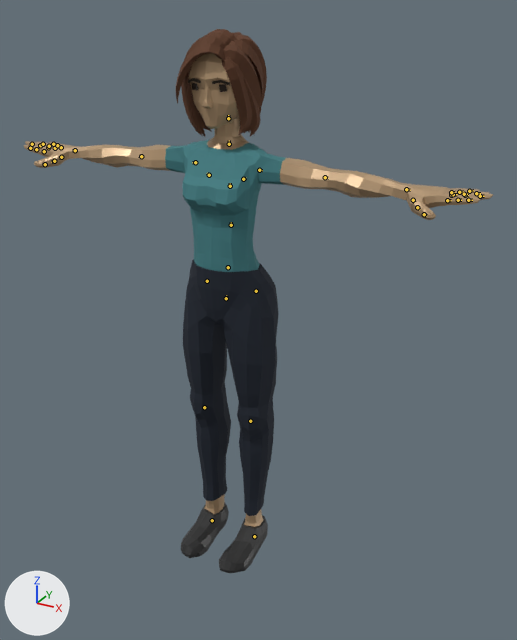
What one commit did to the glTF model public/models/characters/civilian-female.glb.
The view is the same before and after, from a camera (50 mm lens) standing at (1.175, -1.99, 1.907) and looking at (0.12, -0.072, 0.947). The axes (+X, +Y, +Z) are drawn at lower left. The lights are the same throughout. The first picture is the older version. The bones that change, and the others that lie on the model, are drawn over the model as lines.

The first picture shows 'Casual_Body', 'Casual_Feet', 'Casual_Head', 'Casual_Legs'.
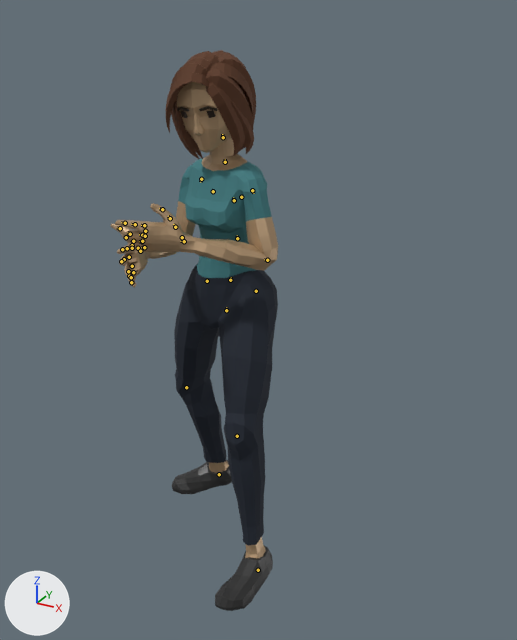
The newer file adds an action. The first version stands in its rest pose; the second is drawn at frame 47 of the action 'Talk'.

Location of each change, (x1, y1, x2, y2) in pixels of the pictures (517 x 640 px):
'Casual_Body', posed (64% narrower)
    before: (24, 135, 493, 272)
    after: (110, 153, 278, 288)
'Casual_Legs', posed (8% wider, 9% taller)
    before: (183, 259, 279, 516)
    after: (174, 265, 278, 546)
'Casual_Head', posed
    before: (176, 29, 267, 138)
    after: (166, 50, 256, 159)
'Casual_Feet', posed (16% wider, 90% taller)
    before: (181, 494, 268, 573)
    after: (172, 460, 273, 611)
bone 'Hips', root to tip
    before: (226, 298) to (226, 295)
    after: (226, 310) to (226, 307)
bone 'Torso', root to tip
    before: (231, 225) to (231, 222)
    after: (237, 238) to (237, 235)
bone 'Chest', root to tip
    before: (230, 186) to (230, 183)
    after: (234, 200) to (233, 197)
bone 'Neck', root to tip
    before: (229, 144) to (229, 140)
    after: (225, 162) to (225, 159)
bone 'Head', root to tip
    before: (228, 118) to (228, 115)
    after: (223, 137) to (222, 134)
bone 'Shoulder.L', root to tip
    before: (243, 179) to (246, 178)
    after: (241, 197) to (243, 196)
bone 'LeftArm', root to tip
    before: (259, 170) to (262, 170)
    after: (252, 190) to (253, 193)
bone 'LeftElbow', root to tip
    before: (325, 177) to (328, 178)
    after: (267, 260) to (264, 259)
bone 'LeftHand', root to tip
    before: (406, 189) to (410, 190)
    after: (184, 241) to (180, 241)
bone 'Middle1.L', root to tip
    before: (451, 195) to (455, 195)
    after: (142, 235) to (139, 234)
bone 'Middle2.L', root to tip
    before: (465, 195) to (468, 195)
    after: (130, 234) to (127, 232)
bone 'Ring1.L', root to tip
    before: (453, 194) to (457, 194)
    after: (142, 241) to (139, 241)
bone 'Ring2.L', root to tip
    before: (464, 194) to (467, 194)
    after: (133, 241) to (131, 240)
bone 'Ring3.L', root to tip
    before: (476, 193) to (480, 193)
    after: (126, 237) to (124, 236)
bone 'Pinky1.L', root to tip
    before: (451, 192) to (455, 192)
    after: (144, 247) to (141, 247)
bone 'Pinky2.L', root to tip
    before: (459, 192) to (463, 191)
    after: (138, 248) to (136, 247)
bone 'Thumb3.L', root to tip
    before: (424, 214) to (426, 216)
    after: (162, 209) to (159, 208)
bone 'Shoulder.R', root to tip
    before: (209, 175) to (207, 173)
    after: (213, 191) to (211, 189)
bone 'RightArm', root to tip
    before: (195, 162) to (192, 162)
    after: (201, 179) to (200, 182)
bone 'RightElbow', root to tip
    before: (141, 156) to (139, 156)
    after: (182, 237) to (180, 238)
bone 'RightHand', root to tip
    before: (75, 150) to (72, 150)
    after: (140, 251) to (139, 251)
bone 'Middle2.R', root to tip
    before: (40, 145) to (38, 145)
    after: (124, 259) to (123, 260)
bone 'Middle3.R', root to tip
    before: (32, 144) to (30, 143)
    after: (121, 261) to (122, 262)
bone 'Ring1.R', root to tip
    before: (55, 148) to (53, 147)
    after: (132, 266) to (131, 267)
bone 'Ring2.R', root to tip
    before: (49, 146) to (47, 145)
    after: (128, 271) to (129, 273)
bone 'Ring3.R', root to tip
    before: (43, 144) to (41, 143)
    after: (129, 276) to (130, 277)
bone 'Pinky1.R', root to tip
    before: (61, 147) to (59, 146)
    after: (133, 272) to (132, 274)
bone 'Pinky2.R', root to tip
    before: (57, 145) to (56, 145)
    after: (131, 277) to (131, 279)
bone 'Thumb3.R', root to tip
    before: (45, 164) to (42, 165)
    after: (145, 231) to (145, 230)
bone 'LeftKnee', root to tip
    before: (250, 421) to (250, 422)
    after: (237, 436) to (237, 437)
bone 'LeftFoot', root to tip
    before: (254, 536) to (253, 537)
    after: (258, 570) to (257, 571)
bone 'RightLeg', root to tip
    before: (207, 281) to (207, 282)
    after: (207, 281) to (206, 282)
bone 'RightKnee', root to tip
    before: (204, 407) to (204, 408)
    after: (186, 387) to (186, 388)
bone 'RightFoot', root to tip
    before: (212, 520) to (211, 521)
    after: (219, 474) to (217, 475)

The edits, one by one:
Bone 'Hips' (bone_hips) moves from (0.0, 0.0, 0.0) to (0.0, -0.00043, -6e-05).
Bone 'Hips' (bone_hips) turns from (0, 0, 0) to (-4, -13, -2) degrees about its own x, y and z.
Bone 'Torso' (bone_torso) turns from (0, 0, 0) to (9, 0, 1) degrees about its own x, y and z.
Bone 'Chest' (bone_chest) turns from (0, 0, 0) to (9, 0, 1) degrees about its own x, y and z.
Bone 'Neck' (bone_neck) turns from (0, 0, 0) to (-9, 0, -1) degrees about its own x, y and z.
Bone 'Head' (bone_head) turns from (0, 0, 0) to (5, 11, 3) degrees about its own x, y and z.
Bone 'Shoulder.L' (bone_shoulder_l) turns from (0, 0, 0) to (1, -5, -5) degrees about its own x, y and z.
Bone 'LeftArm' (bone_leftarm) turns from (0, 0, 0) to (-60, -10, -17) degrees about its own x, y and z.
Bone 'LeftElbow' (bone_leftelbow) turns from (0, 0, 0) to (-6, -3, -103) degrees about its own x, y and z.
Bone 'LeftHand' (bone_lefthand) turns from (0, 0, 0) to (-7, -43, -1) degrees about its own x, y and z.
Bone 'Middle1.L' (bone_middle1_l) turns from (0, 0, 0) to (-13, 1, 9) degrees about its own x, y and z.
Bone 'Middle2.L' (bone_middle2_l) turns from (0, 0, 0) to (-28, -5, -4) degrees about its own x, y and z.
Bone 'Ring1.L' (bone_ring1_l) turns from (0, 0, 0) to (-26, 6, 7) degrees about its own x, y and z.
Bone 'Ring2.L' (bone_ring2_l) turns from (0, 0, 0) to (-24, -1, -7) degrees about its own x, y and z.
Bone 'Ring3.L' (bone_ring3_l) turns from (0, 0, 0) to (-17, 1, 0) degrees about its own x, y and z.
Bone 'Pinky1.L' (bone_pinky1_l) turns from (0, 0, 0) to (-25, 7, -1) degrees about its own x, y and z.
Bone 'Pinky2.L' (bone_pinky2_l) turns from (0, 0, 0) to (-25, 1, -4) degrees about its own x, y and z.
Bone 'Thumb3.L' (bone_thumb3_l) turns from (0, 0, 0) to (4, 7, 11) degrees about its own x, y and z.
Bone 'Shoulder.R' (bone_shoulder_r) turns from (0, 0, 0) to (-4, -2, -4) degrees about its own x, y and z.
Bone 'RightArm' (bone_rightarm) turns from (0, 0, 0) to (-64, 16, 25) degrees about its own x, y and z.
Bone 'RightElbow' (bone_rightelbow) turns from (0, 0, 0) to (-1, 0, 83) degrees about its own x, y and z.
Bone 'RightHand' (bone_righthand) turns from (0, 0, 0) to (-16, 26, 9) degrees about its own x, y and z.
Bone 'Middle2.R' (bone_middle2_r) turns from (0, 0, 0) to (-11, 1, 1) degrees about its own x, y and z.
Bone 'Middle3.R' (bone_middle3_r) turns from (0, 0, 0) to (-28, 2, 3) degrees about its own x, y and z.
Bone 'Ring1.R' (bone_ring1_r) turns from (0, 0, 0) to (-3, -2, -11) degrees about its own x, y and z.
Bone 'Ring2.R' (bone_ring2_r) turns from (0, 0, 0) to (-24, 2, 6) degrees about its own x, y and z.
Bone 'Ring3.R' (bone_ring3_r) turns from (0, 0, 0) to (-17, -1, 0) degrees about its own x, y and z.
Bone 'Pinky1.R' (bone_pinky1_r) turns from (0, 0, 0) to (-1, -1, -8) degrees about its own x, y and z.
Bone 'Pinky2.R' (bone_pinky2_r) turns from (0, 0, 0) to (-24, -3, 5) degrees about its own x, y and z.
Bone 'Thumb3.R' (bone_thumb3_r) turns from (0, 0, 0) to (4, -7, -11) degrees about its own x, y and z.
Bone 'LeftLeg' (bone_leftleg) turns from (0, 0, 0) to (-25, 11, -13) degrees about its own x, y and z.
Bone 'LeftKnee' (bone_leftknee) turns from (0, 0, 0) to (22, -13, 1) degrees about its own x, y and z.
Bone 'LeftFoot' (bone_leftfoot) turns from (0, 0, 0) to (2, -9, 7) degrees about its own x, y and z.
Bone 'RightLeg' (bone_rightleg) turns from (0, 0, 0) to (8, 11, 17) degrees about its own x, y and z.
Bone 'RightKnee' (bone_rightknee) turns from (0, 0, 0) to (16, 42, -2) degrees about its own x, y and z.
Bone 'RightFoot' (bone_rightfoot) turns from (0, 0, 0) to (-13, 12, -16) degrees about its own x, y and z.
